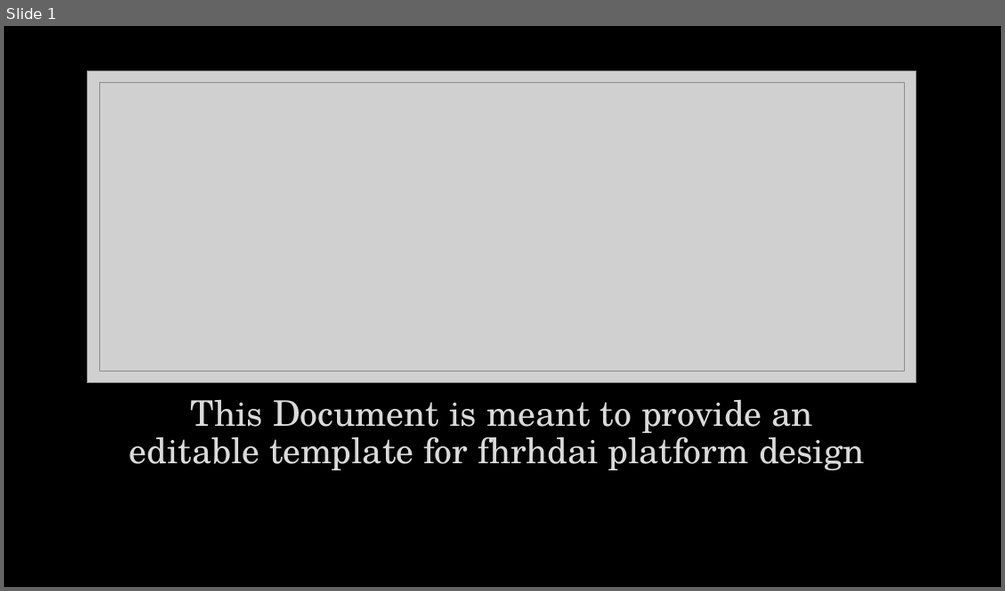
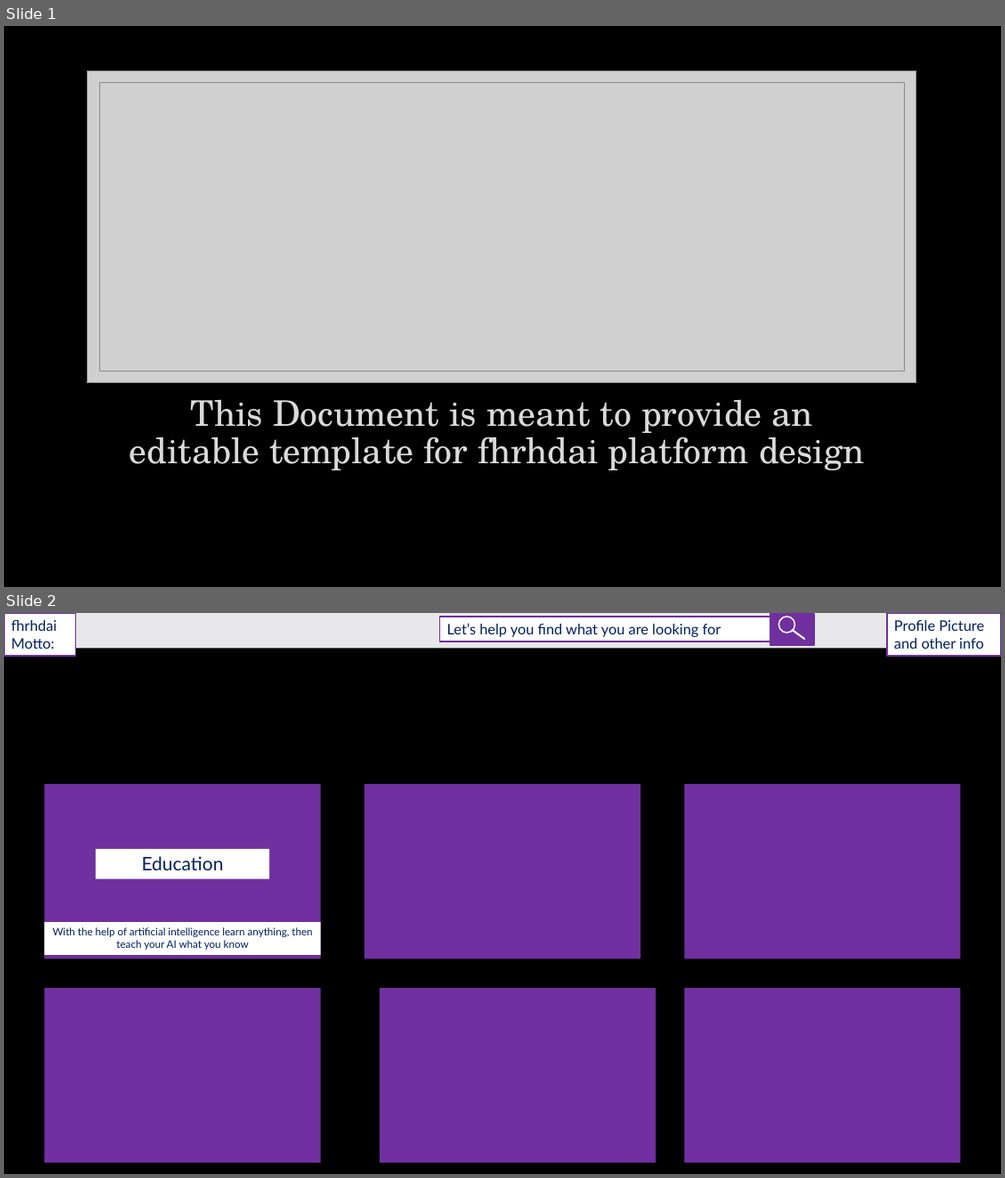
Before and after one commit to fhrhdai/siteunderconstruction-3, a slide deck: fhrhdai.pptx. Shown one above the other, each under a label of ours: slide 1 before the commit, slides 1 and 2 after it. The pictures are 1005x591 and 1005x1178 pixels, drawn with LibreOffice and Linux fonts; fonts in the diff are those of the drawing; grey boxes stand for pictures; background and template pictures are left out. Boxes give left, top, right and bottom in pixels: in the first picture for what was removed or moved away, otherwise in the second. Text is boxed around its words. In the diff, an @@ line names an element or a change of style, - is before the commit and + after.

```diff
--- a/fhrhdai.pptx
+++ b/fhrhdai.pptx
@@ slide 2 added at (4,613,1001,1174), background picture (left out) @@
@@ rectangle added at (4,613,1001,648), fill #E8E8EA @@
@@ rectangle added at (4,613,76,656), fill #FFFFFF, outline #7030A0 1.5 pt, 14 pt, text #002060 @@
+fhrhdai
+Motto:
@@ rectangle added at (440,617,809,642), fill #FFFFFF, outline #7030A0 1.5 pt, 14 pt, text #002060 @@
+Let’s help you find what you are looking for
@@ rectangle added at (769,614,814,645), fill #7030A0, outline #7030A0 1.5 pt @@
@@ ellipse added at (778,617,795,633), outline #FFFFFF 1.25 pt @@
@@ line added from (793, 630) to (805, 639), #FFFFFF 1.75 pt @@
@@ rectangle added at (887,613,1001,656), fill #FFFFFF, outline #7030A0 1.5 pt, 14 pt, text #002060 @@
+Profile Picture and other info
@@ rectangle added at (44,784,320,959), fill #7030A0 @@
@@ rectangle added at (364,784,640,959), fill #7030A0 @@
@@ rectangle added at (685,784,961,959), fill #7030A0 @@
@@ rectangle added at (96,849,269,878), fill #FFFFFF, 18 pt, text #002060 @@
+Education
@@ rectangle added at (44,922,320,955), fill #FFFFFF, 10 pt, text #002060 @@
+With the help of artificial intelligence learn anything, then teach your AI what you know
@@ rectangle added at (44,988,320,1163), fill #7030A0 @@
@@ rectangle added at (380,988,655,1163), fill #7030A0 @@
@@ rectangle added at (685,988,961,1163), fill #7030A0 @@
```
Also in this commit, not shown: 2 other slides added.
